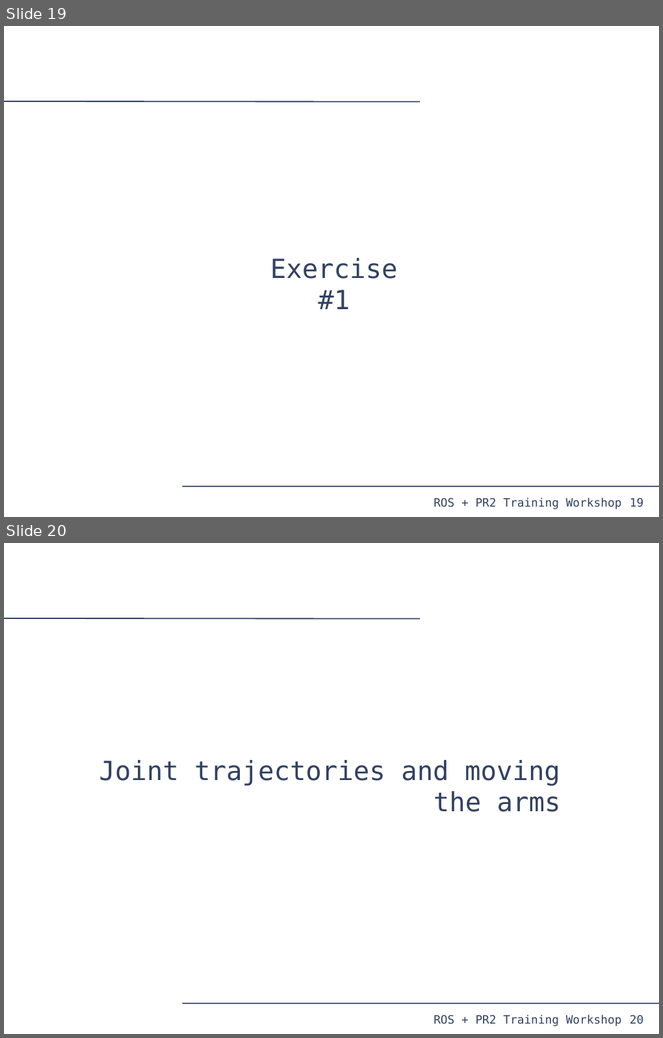
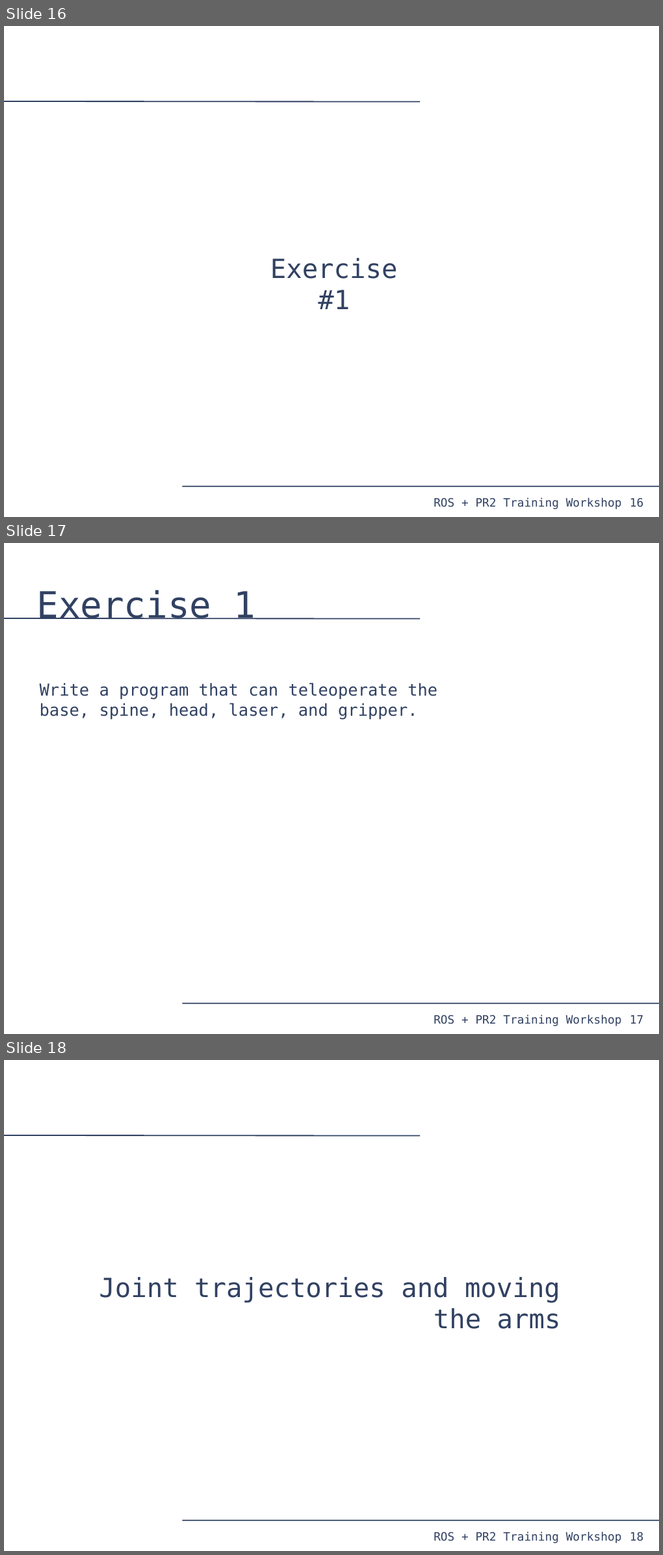
Before and after one commit to PR2/pr2_docs, a slide deck: pr2_training_workshop/moving_mechanism/slides.odp. Shown one above the other, each under a label of ours: slides 19 and 20 before the commit, slides 16, 17 and 18 after it. The pictures are 663x1038 and 663x1555 pixels, drawn with LibreOffice and Linux fonts; fonts in the diff are those of the drawing. Boxes give left, top, right and bottom in pixels: in the first picture for what was removed or moved away, otherwise in the second. Text is boxed around its words. In the diff, an @@ line names an element or a change of style, - is before the commit and + after.

```diff
--- a/pr2_training_workshop/moving_mechanism/slides.odp
+++ b/pr2_training_workshop/moving_mechanism/slides.odp
@@ slide 17 added at box(4, 543, 659, 1034), background #FFFFFF; not listed: 4 template elements that a slide beside it also shows @@
@@ title added at box(36, 590, 256, 619), 44 pt, text #314162 @@
+Exercise 1
@@ text added at box(40, 683, 438, 720), 20 pt, text #314162 @@
+Write a program that can teleoperate the base, spine, head, laser, and gripper.
@@ what was slide 19 is now slide 16 @@
@@ page number at box(630, 499, 644, 508): text changed @@
-19
+16
@@ what was slide 20 is now slide 18 @@
@@ page number at box(630, 1533, 644, 1542): text changed @@
-20
+18
```
Also in this commit, not shown: 1 slide changed, 11 other slides added, 14 slides removed, 7 other files.
